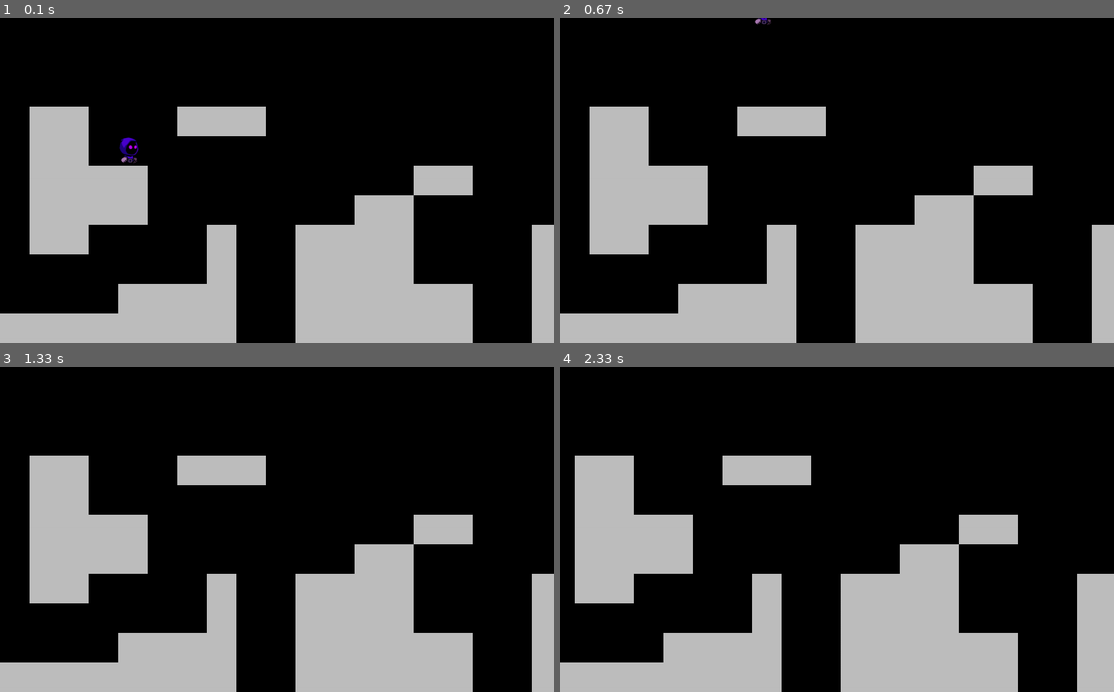
Above: before the commit, frames 1-4 (two rows, left to right).
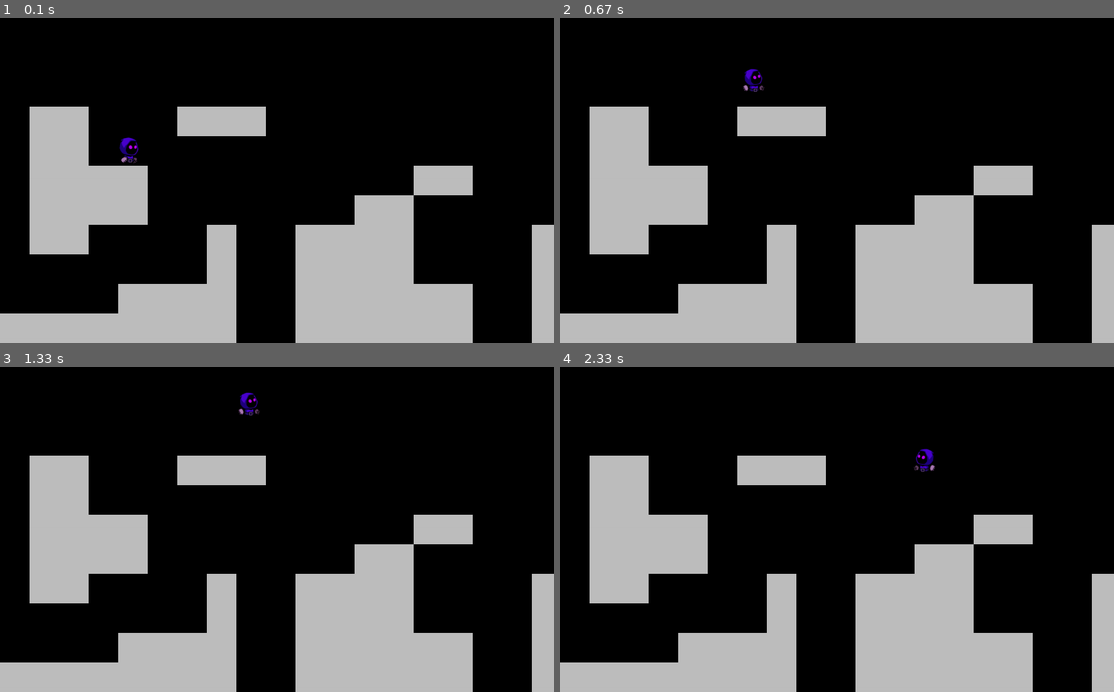
Above: after the commit, the same moments.

Repository: RedViper87/pygame-platformer
Game: pygame game, started from main.py
The game is run twice, just before and just after one commit, with the same random seed, the same clock (stepped at 60 frames per second) and the same inputs.
Inputs:
- Up to frame 1 (0.1 s): no input
- Up to frame 2 (0.67 s): hold Space from 0.33 s (still down); hold Right from 0.33 s (still down)
- Up to frame 3 (1.33 s): release Space at 0.8 s; release Right at 0.8 s; tap A at 0.83 s; hold Right from 1.17 s (still down); tap Space at 1.23 s
- Up to frame 4 (2.33 s): tap Space at 1.53, 1.73, 2.03, 2.23 s; release Right at 1.63 s; hold Right 1.67-2.13 s; hold Left from 2.17 s (still down)

Frame 1 is identical in both runs. In frame 2, 0.2% of the frame differs, in the area x 33-39%, y 0-23%; in frame 3, 0.1%; in frame 4, 8.6%, in the area x 2-96%, y 25-100%.

Commit message:
animation state management

Diff:
--- a/level.py
+++ b/level.py
@@ -10,6 +10,7 @@
         self.display_surface = surface
         self.setup_level(level_data)
         self.world_shift = 0
+        self.current_x = 0
 
     def setup_level(self, layout):
         self.tiles = pygame.sprite.Group()
@@ -48,8 +49,17 @@
             if sprite.rect.colliderect(player.rect):
                 if player.direction.x < 0:
                     player.rect.left = sprite.rect.right
+                    player.on_left = True
+                    self.current_x = player.rect.left
                 elif player.direction.x > 0:
                     player.rect.right = sprite.rect.left
+                    player.on_right = True
+                    self.current_x = player.rect.right
+
+        if player.on_left and (player.rect.left < self.current_x or player.direction.x >= 0):
+            player.on_left = False
+        if player.on_right and (player.rect.right > self.current_x or player.direction.x <= 0):
+            player.on_right = False
 
     def vertical_movement_collision(self):
         player = self.player.sprite
@@ -60,9 +70,16 @@
                 if player.direction.y > 0:
                     player.rect.bottom = sprite.rect.top
                     player.direction.y = 0
+                    player.on_ground = True
                 elif player.direction.y < 0:
                     player.rect.top = sprite.rect.bottom
                     player.direction.y = 0
+                    player.on_ceiling = True
+
+        if player.on_ground and player.direction.y < 0 or player.direction.y > 1:
+            player.on_ground = False
+        if player.on_ceiling and player.direction.y > 0:
+            player.on_ceiling = False
 
     def run(self):
 
--- a/player.py
+++ b/player.py
@@ -6,7 +6,7 @@
         super().__init__()
         self.import_character_assets()
         self.frame_index = 0
-        self.animation_speed = 0.25
+        self.animation_speed = 0.2
         self.image = self.animations['idle'][self.frame_index]
         self.rect = self.image.get_rect(topleft = pos)
 
@@ -15,6 +15,14 @@
         self.speed = 8
         self.gravity = 0.8
         self.jump_speed = -16
+
+        # player status
+        self.status = 'idle'
+        self.facing_right = True
+        self.on_ground = False
+        self.on_ceiling = False
+        self.on_left = False
+        self.on_right = False
 
     def import_character_assets(self):
         character_path = 'graphics/character/'
@@ -25,27 +33,61 @@
             self.animations[animation] = import_folder(full_path)
 
     def animate(self):
-        animation = self.animations['idle']
+        animation = self.animations[self.status]
 
         # loop over the frame index
         self.frame_index += self.animation_speed
         if self.frame_index >= len(animation):
             self.frame_index = 0
 
-        self.image = animation[int(self.frame_index)]
+        image = animation[int(self.frame_index)]
+        if self.facing_right:
+            self.image = image
+        else:
+            flipped_image = pygame.transform.flip(image,True,False)
+            self.image = flipped_image
+
+        # set the rect
+        if self.on_ground and self.on_right:
+            self.rect = self.image.get_rect(bottomright = self.rect.bottomright)
+        elif self.on_ground and self.on_left:
+            self.rect = self.image.get_rect(bottomleft = self.rect.bottomleft)
+        elif self.on_ground:
+            self.rect = self.image.get_rect(midbottom = self.rect.midbottom)
+        elif self.on_ceiling and self.on_right:
+            self.rect = self.image.get_rect(topright = self.rect.topright)
+        elif self.on_ceiling and self.on_left:
+            self.rect = self.image.get_rect(topleft = self.rect.topleft)
+        elif self.on_ceiling:
+            self.rect = self.image.get_rect(midtop = self.rect.midtop)
+        else:
+            self.rect = self.image.get_rect(center = self.rect.center)
 
     def get_input(self):
         keys = pygame.key.get_pressed()
 
         if keys[pygame.K_RIGHT] or keys[pygame.K_d]:
             self.direction.x = 1
+            self.facing_right = True
         elif keys[pygame.K_LEFT] or keys[pygame.K_a]:
             self.direction.x = -1
+            self.facing_right = False
         else:
             self.direction.x = 0
 
-        if keys[pygame.K_SPACE]:
+        if keys[pygame.K_SPACE] and self.on_ground:
             self.jump()
+
+    def get_status(self):
+        if self.direction.y < 0:
+            self.status = 'jump'
+        elif self.direction.y > 1:
+            self.status = 'fall'
+        else:
+            if self.direction.x != 0:
+                self.status = 'run'
+            else:
+                self.status = 'idle'
 
     def apply_gravity(self):
         self.direction.y += self.gravity
@@ -56,4 +98,5 @@
 
     def update(self):
         self.get_input()
+        self.get_status()
         self.animate()
Binary file changed: graphics/character/fall/fall.png
Binary file changed: graphics/character/jump/rise.png
Binary file changed: graphics/character/run/run_00.png
Binary file changed: graphics/character/run/run_01.png
Binary file changed: graphics/character/run/run_02.png
Binary file changed: graphics/character/run/run_03.png
Binary file changed: graphics/character/run/run_04.png
Binary file changed: graphics/character/run/run_05.png
Binary file changed: graphics/character/run/run_06.png
Binary file changed: graphics/character/run/run_07.png
Binary file changed: graphics/character/run/run_08.png
Binary file changed: graphics/character/run/run_09.png
